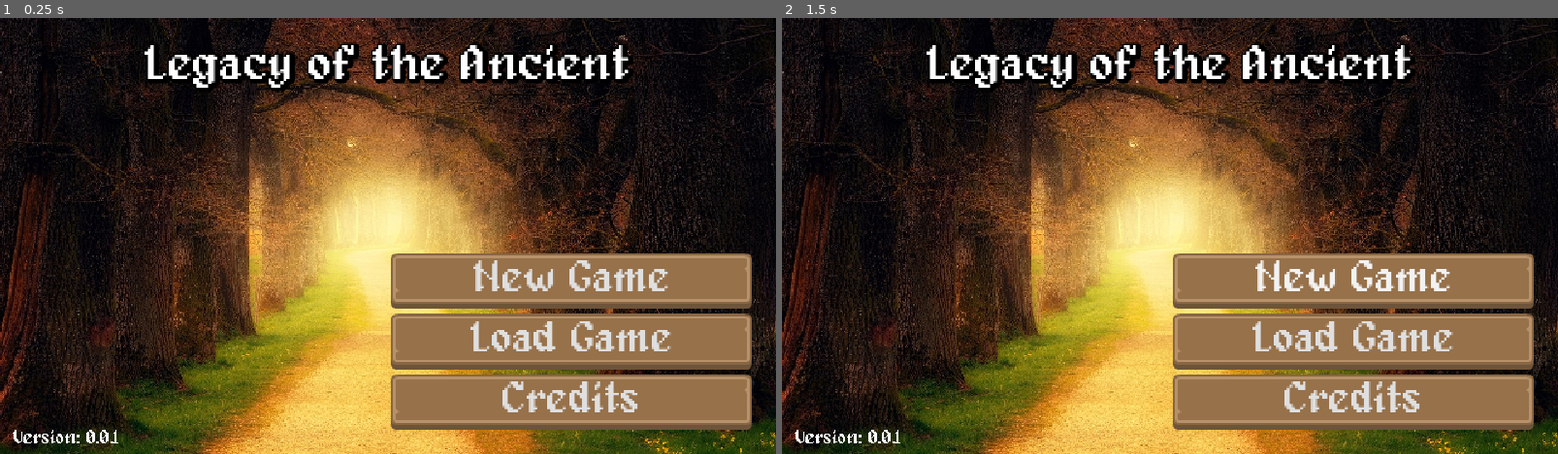
Above: before the commit, frames 1-2 (left to right).
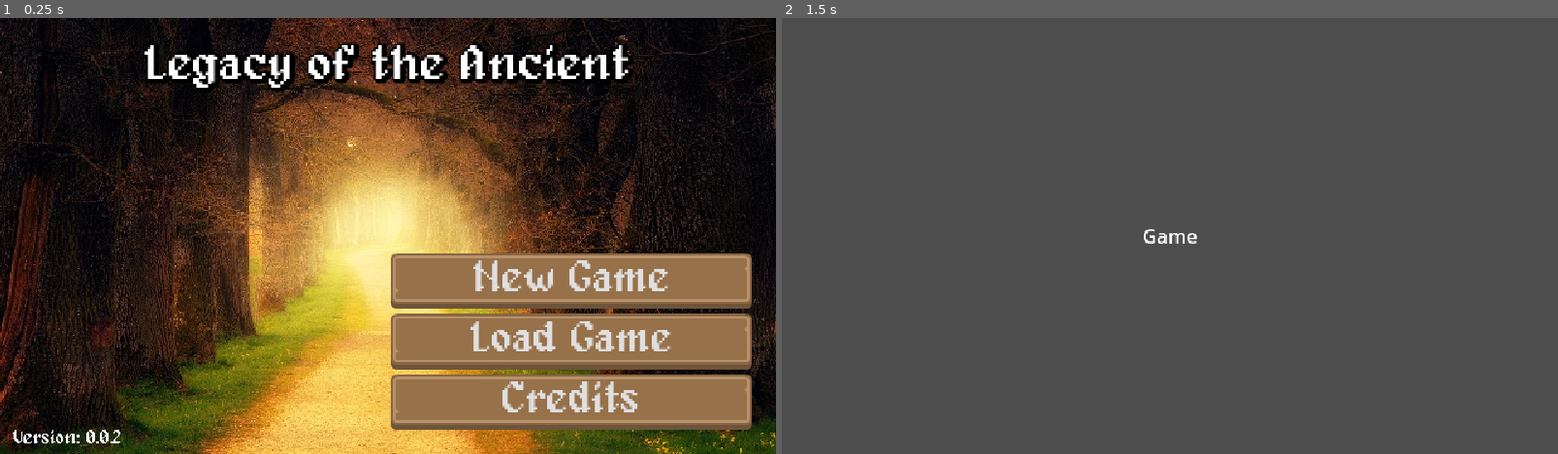
Above: after the commit, the same moments.

Repository: prabhudeba1111/Godot-RPG
Game: Godot game, scene res://scenes/ui/title_screen.tscn
Same seed, same stepped clock (60 frames per second), same inputs: the game is played once before the commit and once after it.
Inputs (mouse positions are in pixels of both pictures, inside the frame that each line leads up to):
- Up to frame 1 (0.25 s): no input
- Up to frame 2 (1.5 s): click "New Game" at 0.5 s; click (1356, 279) at 1.25 s, where only the run before the commit has a clickable "New Game"

The runs differ from the first frame. In frame 1, less than 0.1% of the frame differs, in the area x 14-16%, y 94-98%; in frame 2, 100%, in the area x 0-100%, y 0-100%.

Commit message:
loading progress scene

Diff:
--- a/project.godot
+++ b/project.godot
@@ -11,10 +11,14 @@
 [application]
 
 config/name="Godot-RPG"
-config/version="0.0.1"
+config/version="0.0.2"
 run/main_scene="uid://t1metu5g6myl"
 config/features=PackedStringArray("4.4", "GL Compatibility")
 config/icon="res://icon.svg"
+
+[autoload]
+
+Loader="*res://scripts/autoloads/loader.gd"
 
 [display]
 
--- /dev/null
+++ b/scenes/game_scene/game.tscn
@@ -0,0 +1,21 @@
+[gd_scene format=3 uid="uid://bj4orh2ii1frn"]
+
+[node name="Game" type="Node2D"]
+
+[node name="Control" type="Control" parent="."]
+layout_mode = 3
+anchors_preset = 0
+offset_right = 640.0
+offset_bottom = 360.0
+
+[node name="CenterContainer" type="CenterContainer" parent="Control"]
+layout_mode = 1
+anchors_preset = 15
+anchor_right = 1.0
+anchor_bottom = 1.0
+grow_horizontal = 2
+grow_vertical = 2
+
+[node name="Label" type="Label" parent="Control/CenterContainer"]
+layout_mode = 2
+text = "Game"
--- /dev/null
+++ b/scenes/ui/loading_screen.tscn
@@ -0,0 +1,53 @@
+[gd_scene load_steps=5 format=3 uid="uid://wmrrms0l13ms"]
+
+[ext_resource type="Theme" uid="uid://cwsatabd3umal" path="res://themes/default_theme.tres" id="1_5fj0j"]
+[ext_resource type="Script" uid="uid://8mtq45pmstuw" path="res://scripts/ui/loading_screen/loading_screen.gd" id="1_s2kth"]
+[ext_resource type="Texture2D" uid="uid://c084vwl5kmsy6" path="res://gfx/ui/loading_frame.png" id="2_s2kth"]
+[ext_resource type="Texture2D" uid="uid://cphsuy3u2qbvx" path="res://gfx/ui/loading_bar.png" id="3_s41fs"]
+
+[node name="LoadingScreen" type="Control" node_paths=PackedStringArray("loadingBar")]
+layout_mode = 3
+anchors_preset = 15
+anchor_right = 1.0
+anchor_bottom = 1.0
+grow_horizontal = 2
+grow_vertical = 2
+script = ExtResource("1_s2kth")
+loadingBar = NodePath("CenterContainer/VBoxContainer/LoadingBar")
+
+[node name="BackGround" type="ColorRect" parent="."]
+layout_mode = 1
+anchors_preset = 15
+anchor_right = 1.0
+anchor_bottom = 1.0
+grow_horizontal = 2
+grow_vertical = 2
+color = Color(0, 0, 0, 1)
+
+[node name="CenterContainer" type="CenterContainer" parent="."]
+layout_mode = 1
+anchors_preset = 15
+anchor_right = 1.0
+anchor_bottom = 1.0
+grow_horizontal = 2
+grow_vertical = 2
+
+[node name="VBoxContainer" type="VBoxContainer" parent="CenterContainer"]
+layout_mode = 2
+
+[node name="Label" type="Label" parent="CenterContainer/VBoxContainer"]
+layout_mode = 2
+theme = ExtResource("1_5fj0j")
+theme_override_font_sizes/font_size = 30
+text = "loading..."
+
+[node name="LoadingBar" type="TextureProgressBar" parent="CenterContainer/VBoxContainer"]
+custom_minimum_size = Vector2(300, 25)
+layout_mode = 2
+nine_patch_stretch = true
+stretch_margin_left = 1
+stretch_margin_top = 1
+stretch_margin_right = 1
+stretch_margin_bottom = 1
+texture_over = ExtResource("2_s2kth")
+texture_progress = ExtResource("3_s41fs")
--- a/scenes/ui/title_screen.tscn
+++ b/scenes/ui/title_screen.tscn
@@ -1,6 +1,7 @@
-[gd_scene load_steps=6 format=3 uid="uid://t1metu5g6myl"]
+[gd_scene load_steps=7 format=3 uid="uid://t1metu5g6myl"]
 
 [ext_resource type="Texture2D" uid="uid://b3wkjs5hsc5p0" path="res://gfx/title/tree-3094982_1280.jpg" id="1_eb34j"]
+[ext_resource type="Script" uid="uid://qv8t7k6uvu0j" path="res://scripts/ui/title_screen/title_screen.gd" id="1_r23qo"]
 [ext_resource type="FontFile" uid="uid://cxsdfwyre6pgl" path="res://fonts/alagard_by_pix3m-d6awiwp.ttf" id="2_aqpy5"]
 [ext_resource type="Theme" uid="uid://cwsatabd3umal" path="res://themes/default_theme.tres" id="3_w8uqo"]
 [ext_resource type="Script" uid="uid://daegg5e1m34u5" path="res://scripts/ui/version/version_number.gd" id="4_a4ium"]
@@ -21,6 +22,7 @@
 anchor_bottom = 1.0
 grow_horizontal = 2
 grow_vertical = 2
+script = ExtResource("1_r23qo")
 
 [node name="Background" type="TextureRect" parent="."]
 layout_mode = 1
@@ -107,3 +109,5 @@
 text = "Version: "
 vertical_alignment = 1
 script = ExtResource("4_a4ium")
+
+[connection signal="pressed" from="Content/VBoxContainer/HBoxContainer/ButtonContainer/NewGameButton" to="." method="_on_new_game_button_pressed"]
--- /dev/null
+++ b/scripts/autoloads/loader.gd
@@ -0,0 +1,29 @@
+extends Node
+
+signal loading_progress(percentage)
+
+@export var loadingScene :Node = preload("res://scenes/ui/loading_screen.tscn").instantiate()
+
+var scenePath
+
+func load_scene(caller, path) -> void:
+	scenePath = path
+	get_tree().root.add_child(loadingScene)
+	ResourceLoader.load_threaded_request(scenePath)
+	caller.queue_free()
+
+func _process(delta: float) -> void:
+	if scenePath:
+		var progress :Array[float] = []
+		var loaderStatus = ResourceLoader.load_threaded_get_status(scenePath, progress)
+
+		if loaderStatus == ResourceLoader.THREAD_LOAD_LOADED:
+			var loadedScene = ResourceLoader.load_threaded_get(scenePath).instantiate()
+
+			get_tree().root.remove_child(loadingScene)
+			get_tree().root.add_child(loadedScene)
+
+			scenePath = null
+
+		elif loaderStatus == ResourceLoader.THREAD_LOAD_IN_PROGRESS:
+			loading_progress.emit(progress[0])
--- /dev/null
+++ b/scripts/ui/loading_screen/loading_screen.gd
@@ -0,0 +1,10 @@
+extends Control
+
+@export var loadingBar :TextureProgressBar
+
+
+func _ready() -> void:
+	Loader.loading_progress.connect(_on_progress_updated)
+
+func _on_progress_updated(percentage : float) -> void:
+	loadingBar.value = percentage
--- /dev/null
+++ b/scripts/ui/title_screen/title_screen.gd
@@ -0,0 +1,7 @@
+extends Control
+
+
+
+
+func _on_new_game_button_pressed() -> void:
+	Loader.load_scene(self, "res://scenes/game_scene/game.tscn")
--- a/themes/default_theme.tres
+++ b/themes/default_theme.tres
@@ -33,3 +33,4 @@
 Button/styles/hover = SubResource("StyleBoxTexture_lkf7m")
 Button/styles/normal = SubResource("StyleBoxTexture_fx2g0")
 Button/styles/pressed = SubResource("StyleBoxTexture_nwjvr")
+Label/fonts/font = ExtResource("1_lkf7m")
Not shown, added: scripts/autoloads/loader.gd.uid
Not shown, added: scripts/ui/loading_screen/loading_screen.gd.uid
Not shown, added: scripts/ui/title_screen/title_screen.gd.uid
